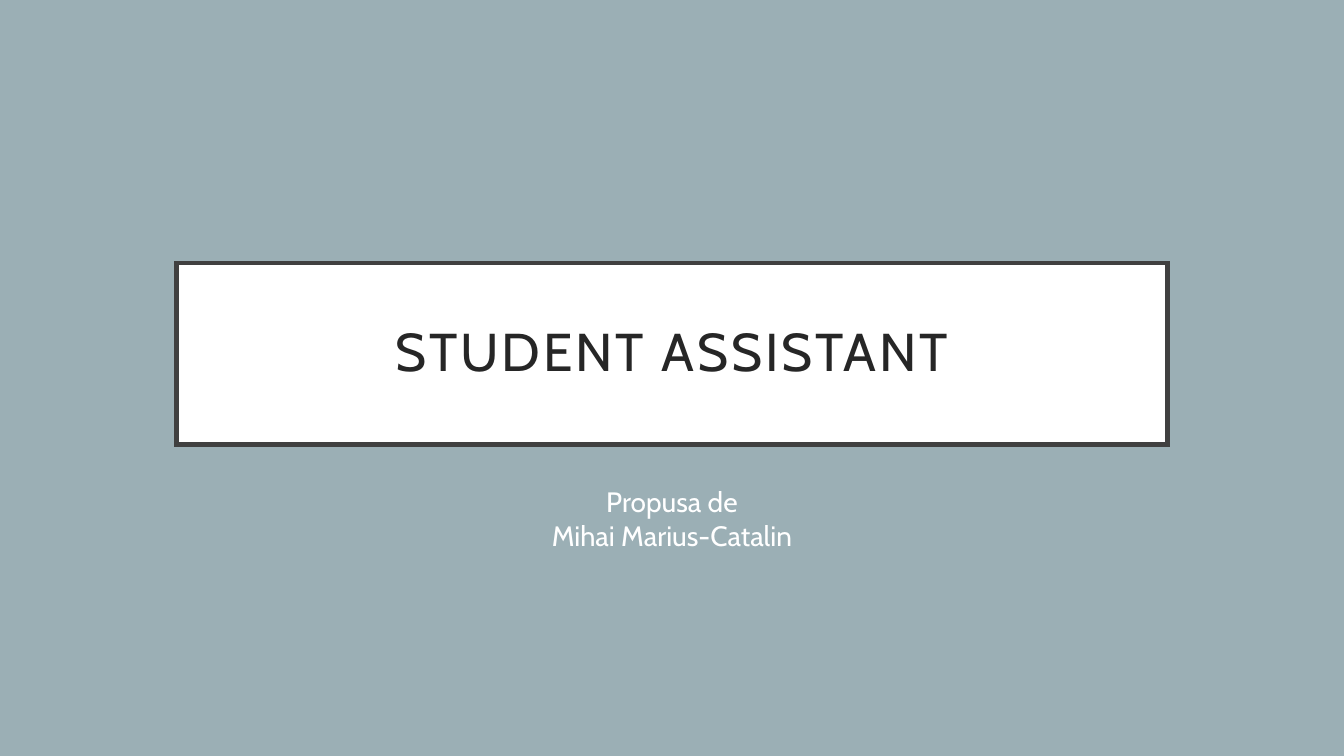
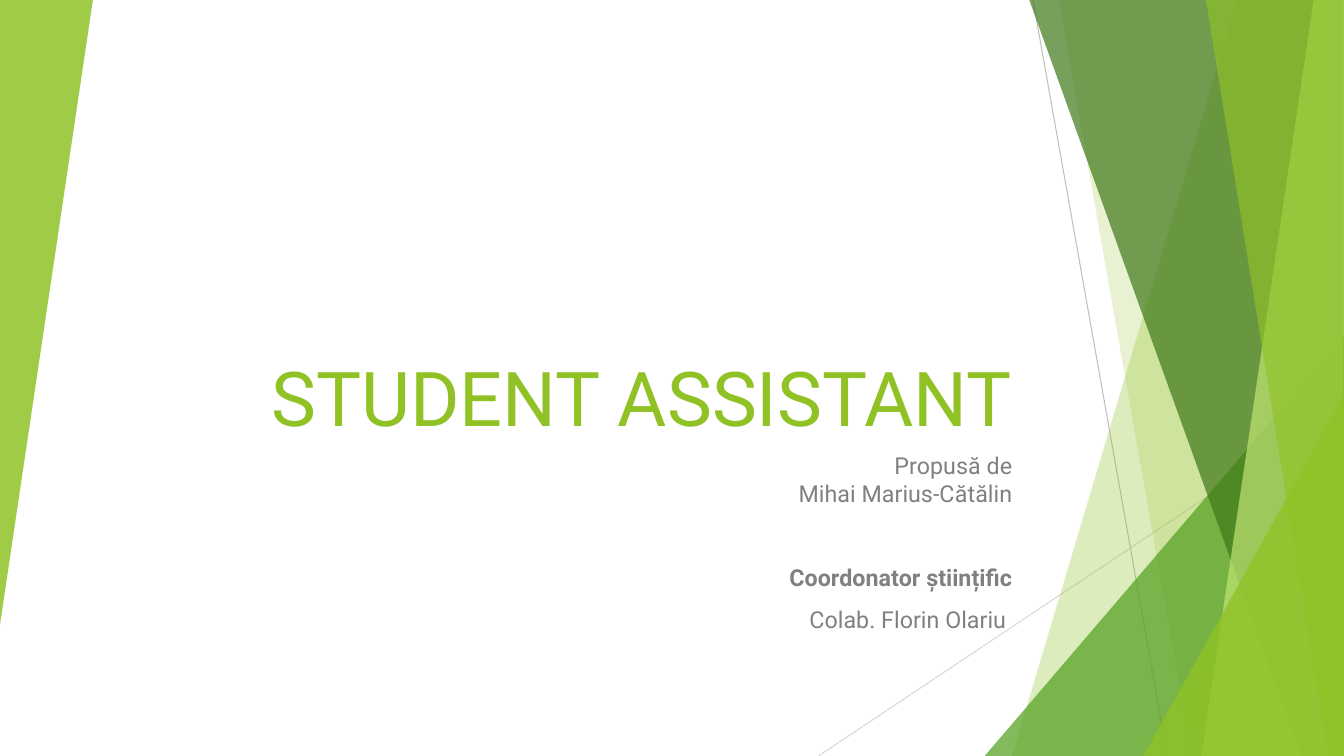
Before and after one commit to MihaiCatalin97/StudentAssistant, a slide deck: slide 1 of Licenta2020MihaiMariusCatalin/Prezentare.pptx. Drawn at 1344x756 pixels with LibreOffice and Linux fonts; fonts in the diff are those of the drawing. Boxes give left, top, right and bottom in pixels: in the first picture for what was removed or moved away, otherwise in the second. Text is boxed around its words. In the diff, an @@ line names an element or a change of style, - is before the commit and + after.

```diff
--- a/Licenta2020MihaiMariusCatalin/Prezentare.pptx
+++ b/Licenta2020MihaiMariusCatalin/Prezentare.pptx
@@ background #9BAFB5 to #FFFFFF @@
@@ group added at (x1=0, y1=0, x2=1344, y2=756): 5 freeform shapes, 3 triangles, 2 lines @@
@@ title "STUDENT ASSISTANT" moved from (x1=176, y1=263, x2=1168, y2=445) to (x1=271, y1=371, x2=1012, y2=427) @@
@@ title "STUDENT ASSISTANT" at (x1=271, y1=371, x2=1012, y2=427): size 38 to 54 pt, font Cabin to Roboto, text colour #262626 to #90C226, letter spacing 2 to 0 pt; alignment centre to right; line spacing 0.9 to 1; vertical alignment middle to bottom; fill #FFFFFF to none; outline #404040 3 pt to none @@
@@ subtitle at (x1=789, y1=456, x2=1013, y2=628): text changed; size 20 to 16.6 pt; font Cabin to Roboto; text colour #FFFFFF to #808080 @@
-Propusa de
-Mihai Marius-Catalin
+Propusă de
+Mihai Marius-Cătălin
+Coordonator științific
+Colab. Florin Olariu
```
Also in this commit, not shown: 1 other slide changed, 7 slides added, 5 slides removed, 2 other files.
